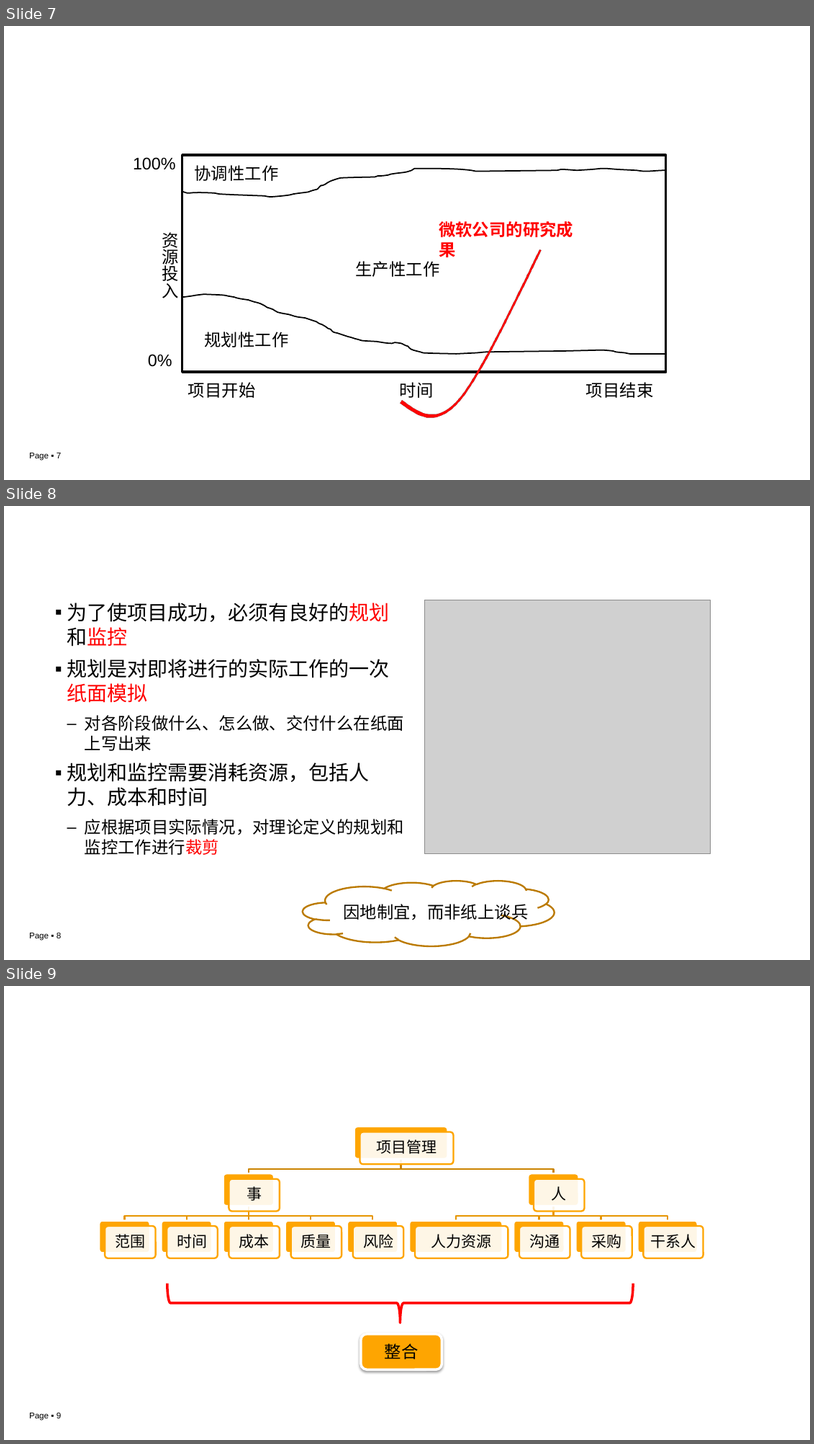
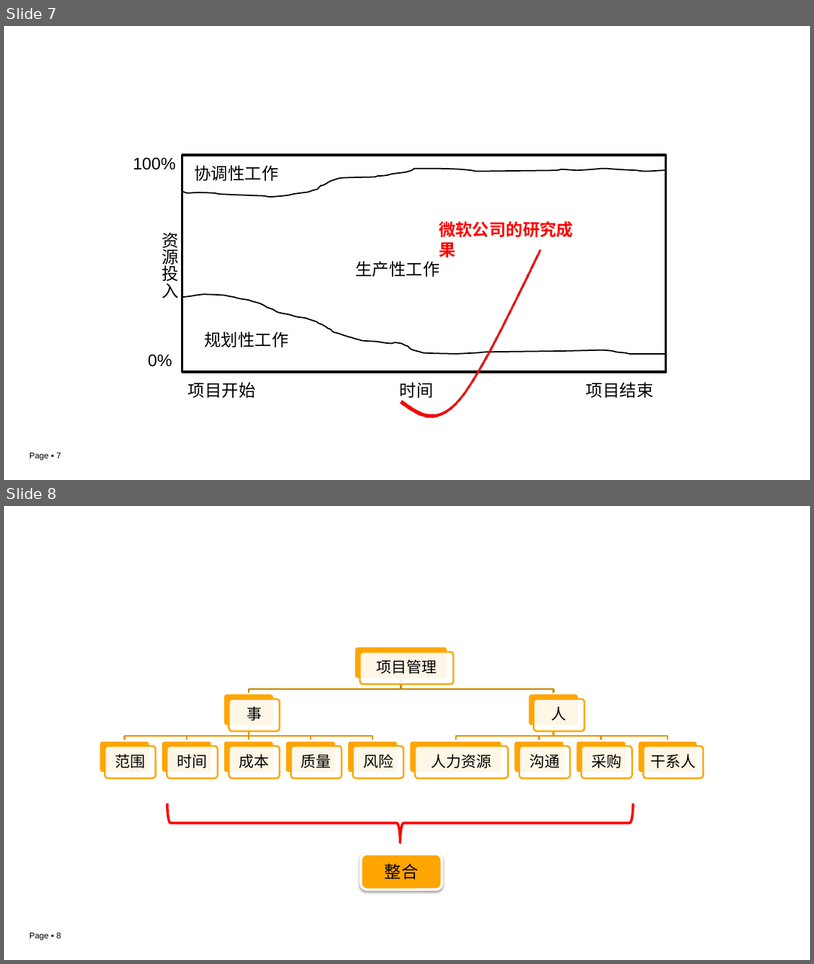
Before and after one commit to edu2act/course-IT-Project-Management, a slide deck: materials/slides/ch03-1.pptx. Shown one above the other, each under a label of ours: slides 7, 8 and 9 before the commit, slides 7 and 8 after it. The pictures are 814x1444 and 814x964 pixels, drawn with LibreOffice and Linux fonts; fonts in the diff are those of the drawing; grey boxes stand for pictures; background and template pictures are left out. Boxes give left, top, right and bottom in pixels: in the first picture for what was removed or moved away, otherwise in the second. Text is boxed around its words. In the diff, an @@ line names an element or a change of style, - is before the commit and + after.

```diff
--- a/materials/slides/ch03-1.pptx
+++ b/materials/slides/ch03-1.pptx
@@ slide 8 removed at (4, 506, 810, 960), background picture (left out); not listed: 1 template element that a slide beside it also shows @@
@@ title removed at (55, 530, 789, 573) @@
-规划的价值
@@ text removed at (67, 602, 404, 854) @@
-▪ 为了使项目成功，必须有良好的规划和监控
-▪ 规划是对即将进行的实际工作的一次纸面模拟
-  – 对各阶段做什么、怎么做、交付什么在纸面上写出来
-▪ 规划和监控需要消耗资源，包括人力、成本和时间
-  – 应根据项目实际情况，对理论定义的规划和监控工作进行裁剪
@@ picture removed at (425, 600, 710, 854) @@
@@ cloud removed at (303, 880, 555, 946) @@
-因地制宜，而非纸上谈兵
@@ what was slide 9 is now slide 8 @@
@@ page number at (29, 932, 61, 940): text changed @@
-Page ▪ 9
+Page ▪ 8
```
Also in this commit, not shown: 7 slides changed, 1 slide added.
